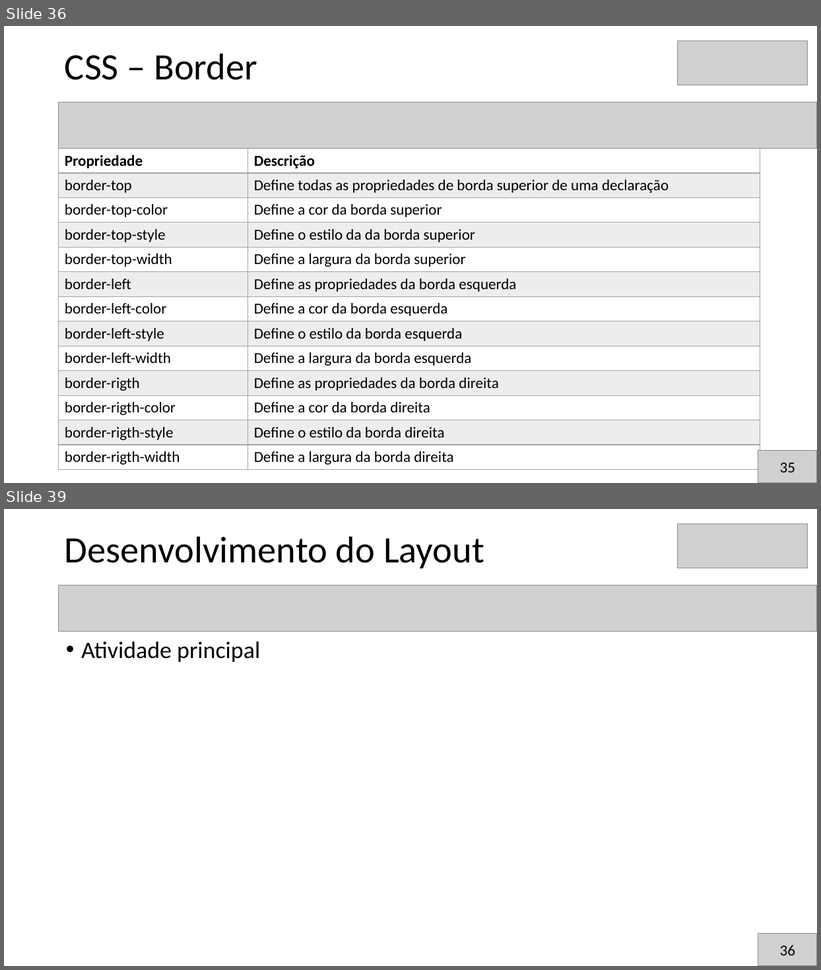
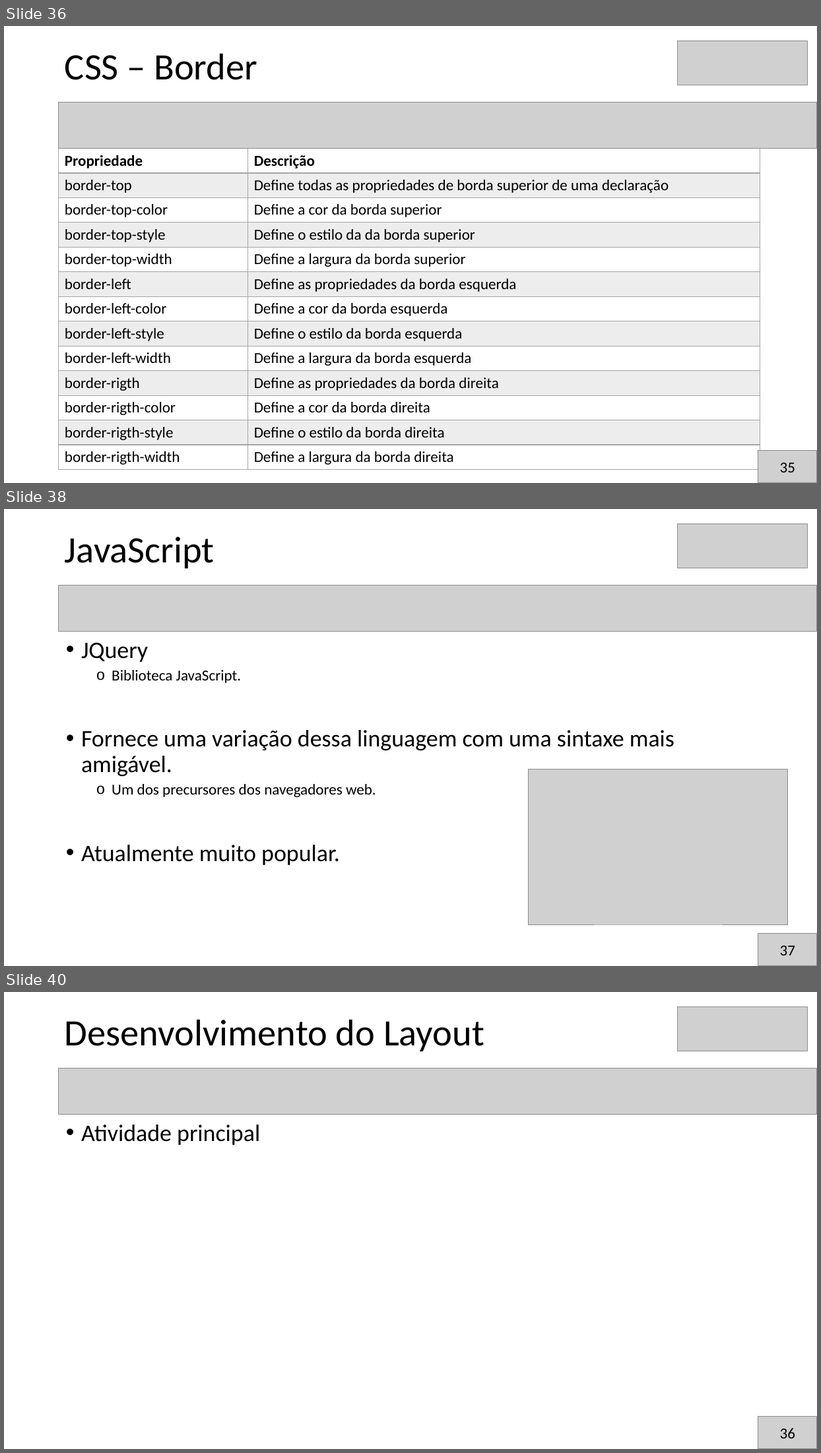
Before and after one commit to brunoslima/Secompp-Minicursos, a slide deck: Introdução ao Desenvolvimento de Front-End com HTMLCSSJS/Apresentacao/apresentacao1.pptx. Shown one above the other, each under a label of ours: slides 36 and 39 before the commit, slides 36, 38 and 40 after it; the slides between them are not shown. The pictures are 821x970 and 821x1453 pixels, drawn with LibreOffice and Linux fonts; fonts in the diff are those of the drawing; grey boxes stand for pictures; background and template pictures are left out. Boxes give left, top, right and bottom in pixels: in the first picture for what was removed or moved away, otherwise in the second. Text is boxed around its words. In the diff, an @@ line names an element or a change of style, - is before the commit and + after.

```diff
--- a/Introdução ao Desenvolvimento de Front-End com HTMLCSSJS/Apresentacao/apresentacao1.pptx
+++ b/Introdução ao Desenvolvimento de Front-End com HTMLCSSJS/Apresentacao/apresentacao1.pptx
@@ slide 38 added at [4,509,817,966], background #FFFFFF @@
@@ picture added at [677,524,808,568] @@
@@ title added at [65,537,214,568], 44 pt, text #000000 @@
+JavaScript
@@ picture added at [59,586,817,632] @@
@@ text added at [81,642,675,865], 28 pt, text #000000 @@
+• JQuery
+  o Biblioteca JavaScript.
+• Fornece uma variação dessa linguagem com uma sintaxe mais amigável.
+  o Um dos precursores dos navegadores web.
+• Atualmente muito popular.
@@ picture added at [529,770,788,925] @@
@@ picture added at [758,934,817,966] @@
@@ text added at [780,946,795,956], 18 pt, text #000000 @@
+37
@@ what was slide 39 is now slide 40 @@
```
Also in this commit, not shown: 6 slides changed, 2 other files.
